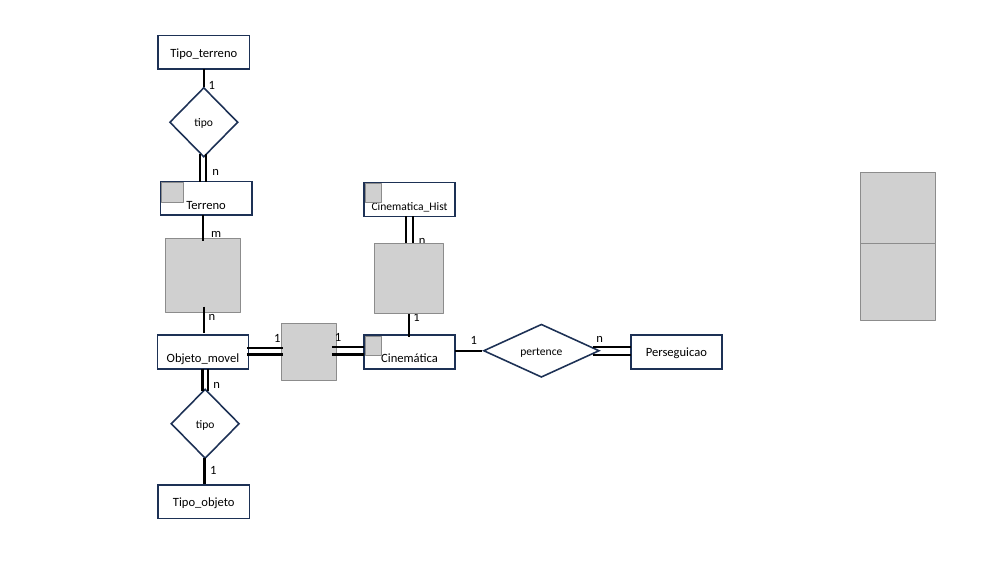
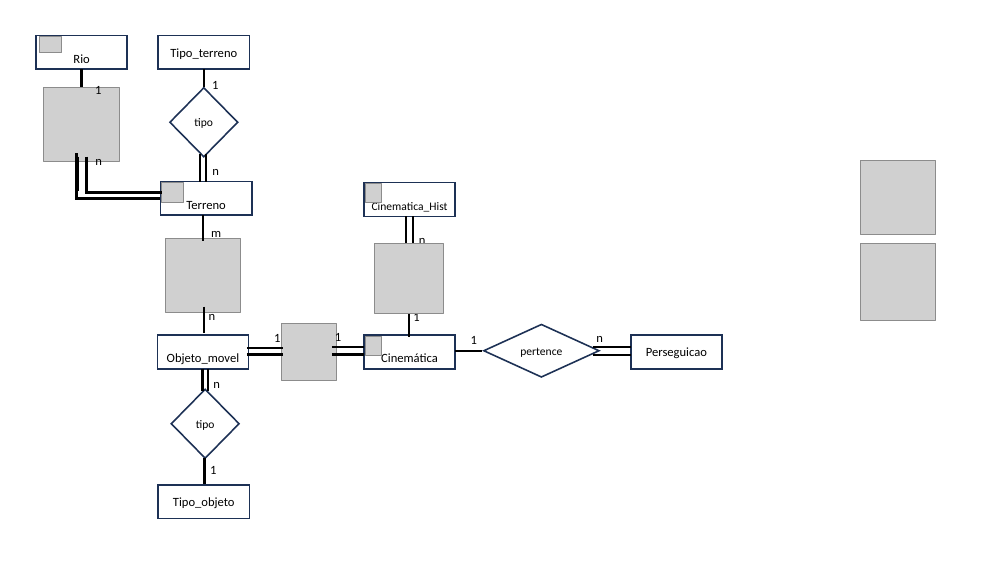
Before and after one commit to joaoRocha47196/CSI_repo, a slide deck: slide 1 of 03_Trabalhos/Modelo EA/ModeloEA_EPE.pptx. Drawn at 1008x567 pixels with LibreOffice and Linux fonts; fonts in the diff are those of the drawing; grey boxes stand for pictures; background and template pictures are left out. Boxes give left, top, right and bottom in pixels: in the first picture for what was removed or moved away, otherwise in the second. Text is boxed around its words. In the diff, an @@ line names an element or a change of style, - is before the commit and + after.

```diff
--- a/03_Trabalhos/Modelo EA/ModeloEA_EPE.pptx
+++ b/03_Trabalhos/Modelo EA/ModeloEA_EPE.pptx
@@ rectangle added at [36, 36, 128, 70], outline #1E3256 1.5 pt, 12 pt, text #000000 @@
+Rio
@@ picture added at [39, 36, 62, 52] @@
@@ picture added at [44, 88, 119, 162] @@
@@ line added from (82, 70) to (82, 88), #000000 2.25 pt @@
@@ text added at [95, 84, 101, 94], 12 pt, text #000000 @@
+1
@@ text "1" rewrapped from [209, 81, 215, 93] to [212, 81, 218, 89] @@
@@ elbow line added from (77, 154) to (160, 198), #000000 2.25 pt @@
@@ line added from (78, 157) to (78, 191), #000000 2.25 pt @@
@@ line added from (86, 157) to (86, 191), #000000 2.25 pt @@
@@ elbow line added from (86, 158) to (162, 193), #000000 2.25 pt @@
@@ text added at [95, 159, 102, 168], 12 pt, text #000000 @@
+n
@@ picture: place and size @@
-picture at [861, 172, 936, 247]
+picture at [861, 160, 936, 234]
```
Also in this commit, not shown: 7 other files.
